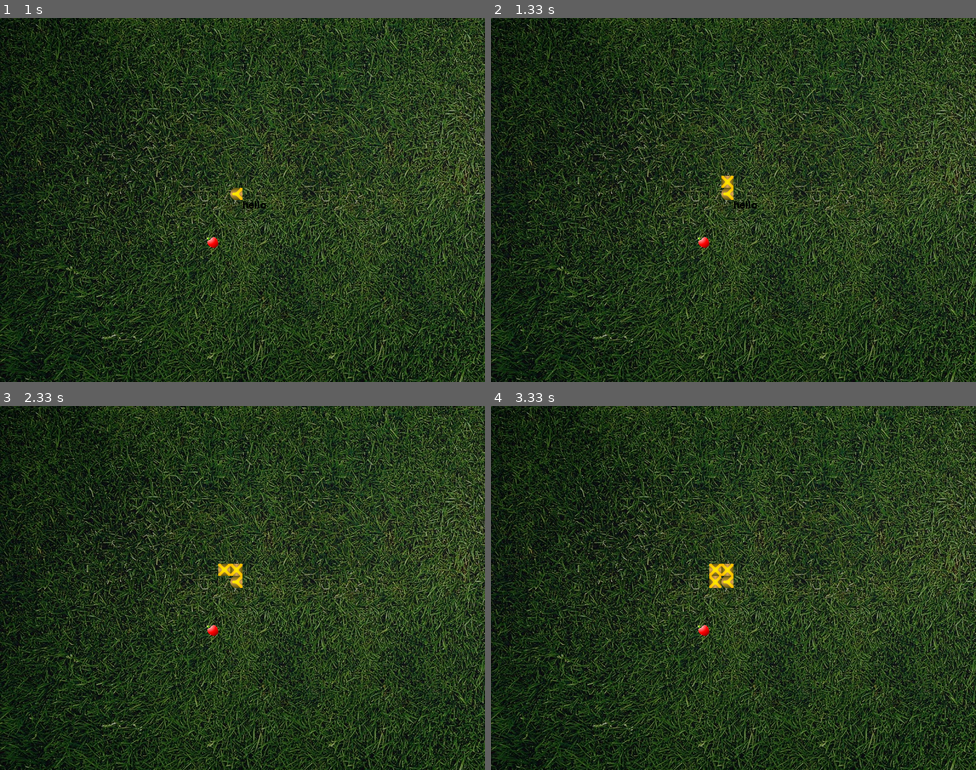
Above: before the commit, frames 1-4 (two rows, left to right).
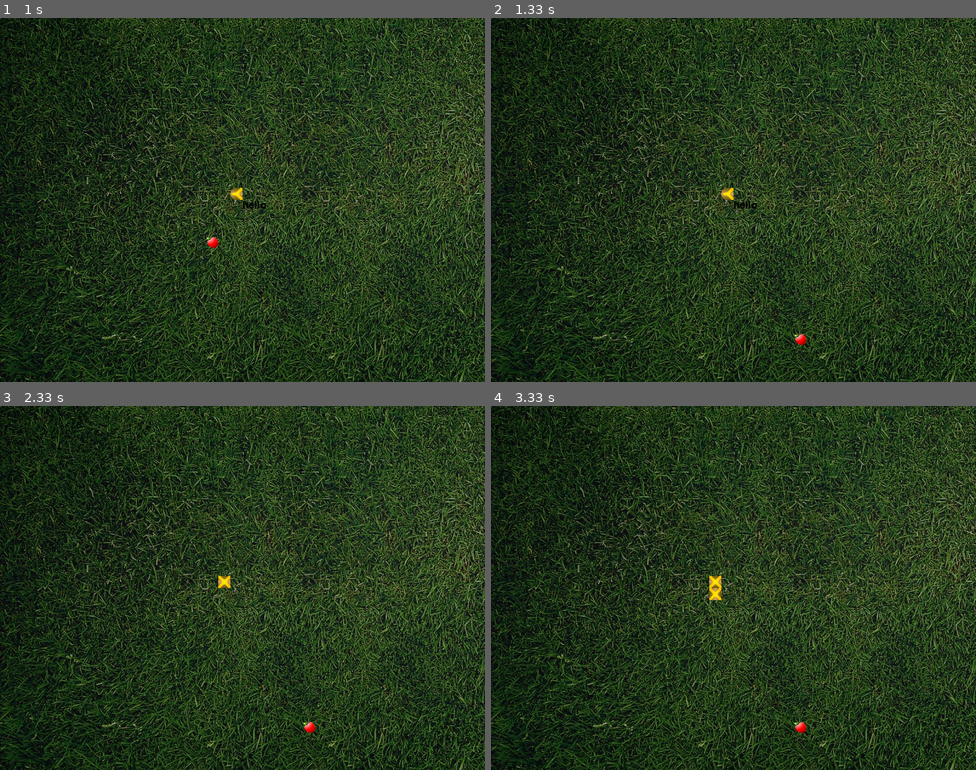
Above: after the commit, the same moments.

Repository: AndyGJorgensen/PyGameTutorialSnake
Game: pygame game, started from PyGameTutorialSnake/PyGameTutorialSnake/PyGameTutorialSnake.py
Two runs of this game, one before a commit and one after it. Both use one fixed random seed, a clock stepped at 60 frames per second and the inputs below.
Inputs:
- Up to frame 1 (1 s): hold Up from 0.83 s (still down)
- Up to frame 2 (1.33 s): release Up at 1.3 s
- Up to frame 3 (2.33 s): hold Left from 1.83 s (still down)
- Up to frame 4 (3.33 s): release Left at 2.37 s; hold Down 2.4-3 s

Frame 1 is identical in both runs. In frame 2, 0.2% of the frame differs, in the area x 42-65%, y 43-90%; in frame 3, 0.4%; in frame 4, 0.5%.

Commit message:
Working on Sprite placement

Diff:
--- a/PyGameTutorialSnake/PyGameTutorialSnake/PyGameTutorialSnake.py
+++ b/PyGameTutorialSnake/PyGameTutorialSnake/PyGameTutorialSnake.py
@@ -25,14 +25,13 @@
 food_size = player_size
 foodX=0
 foodY=0
-player_heading = "NA"
+player_heading = "UP"
 playerY_speed = 0
 playerX_speed = 0
 
 def player(player_size, snakeList):
     for XnYnI in snakeList:
         snakesprite.draw(gameDisplay, XnYnI[2], XnYnI[0], XnYnI[1], 0)#draw (Display to blit to,Index number of image, locatation of X,Y,Offset 0=topleft)
-
 
 
 
@@ -45,12 +44,18 @@
     global playerY
     global snakeList
     global snakeLength
+    global lastindex
+    global lastplayer_heading
     snakeLength = 3
     foodX = random.randrange(0, display_width-food_size, food_size)
     foodY = random.randrange(0, display_height-food_size, food_size)
     playerX = (display_width/2) - (player_size)
     playerY = (display_height/2)- (player_size)
     snakeList = []
+    index = 1
+    lastindex = 1
+    lastplayer_heading = "UP"
+
 
 font = pygame.font.SysFont(None,25)
 def message_to_screen(msg,color):
@@ -110,35 +115,40 @@
 
             if event.key == pygame.K_ESCAPE :
                 gameExit()
-            if event.key == pygame.K_UP and not player_heading == "Y":
+            if event.key == pygame.K_UP and (player_heading == "LEFT" or player_heading == "RIGHT"):
                 playerY_speed -= player_size
                 playerX_speed = 0
-                player_heading = "Y"
+                player_heading = "UP"
                 index = 5
-            if event.key == pygame.K_DOWN and not player_heading == "Y":
+            if event.key == pygame.K_DOWN and (player_heading == "LEFT" or player_heading == "RIGHT"):
                 playerY_speed += player_size
                 playerX_speed = 0
-                player_heading = "Y"
+                player_heading = "DOWN"
                 index = 5
-            if event.key == pygame.K_LEFT and not player_heading == "X":
+            if event.key == pygame.K_LEFT and (player_heading == "UP" or player_heading == "DOWN"):
                 playerX_speed -= player_size
                 playerY_speed = 0
-                player_heading = "X"
+                player_heading = "LEFT"
                 index = 4
-            if event.key == pygame.K_RIGHT and not player_heading == "X":
+            if event.key == pygame.K_RIGHT and (player_heading == "UP" or player_heading == "DOWN"):
                 playerX_speed += player_size
                 playerY_speed = 0
-                player_heading = "X"
+                player_heading = "RIGHT"
                 index = 4
             if event.key == pygame.K_SPACE:
                 move_food()
+
+
+
+
+
     playerX = playerX + playerX_speed
     playerY = playerY + playerY_speed
 
     #check for border collision
     if playerX < 0 or playerY < 0 or playerX > display_width - player_size or playerY > display_height - player_size:
         gameInit()
-        player_heading = "NA"
+        player_heading = "UP"
         playerY_speed = 0
         playerX_speed = 0
 
@@ -157,18 +167,29 @@
     snakeHead = []
     snakeHead.append(playerX)
     snakeHead.append(playerY)
-    snakeHead.append(index)
+    #snakeHead.append(index)
+
+    if player_heading == "UP" and lastplayer_heading == "RIGHT":
+        snakeHead.append(0)
+    else:
+        snakeHead.append(index)
+
     snakeList.append(snakeHead)
     player(player_size, snakeList)
     if len(snakeList) > snakeLength:
         del snakeList[0]
 
+
+
     for eachSegment in snakeList [:-1]:
         if eachSegment == snakeHead:
             gameInit()
-            player_heading = "NA"
+            player_heading = "UP"
             playerY_speed = 0
             playerX_speed = 0
+
+    lastindex = index
+    lastplayer_heading = player_heading
 
     #pygame.draw.rect(gameDisplay, food_color, (foodX ,foodY,food_size,food_size))
     snakesprite.draw(gameDisplay, 10, foodX, foodY, 0)#draw (Display to blit to,Index number of image, locatation of X,Y,Offset 0=topleft)
